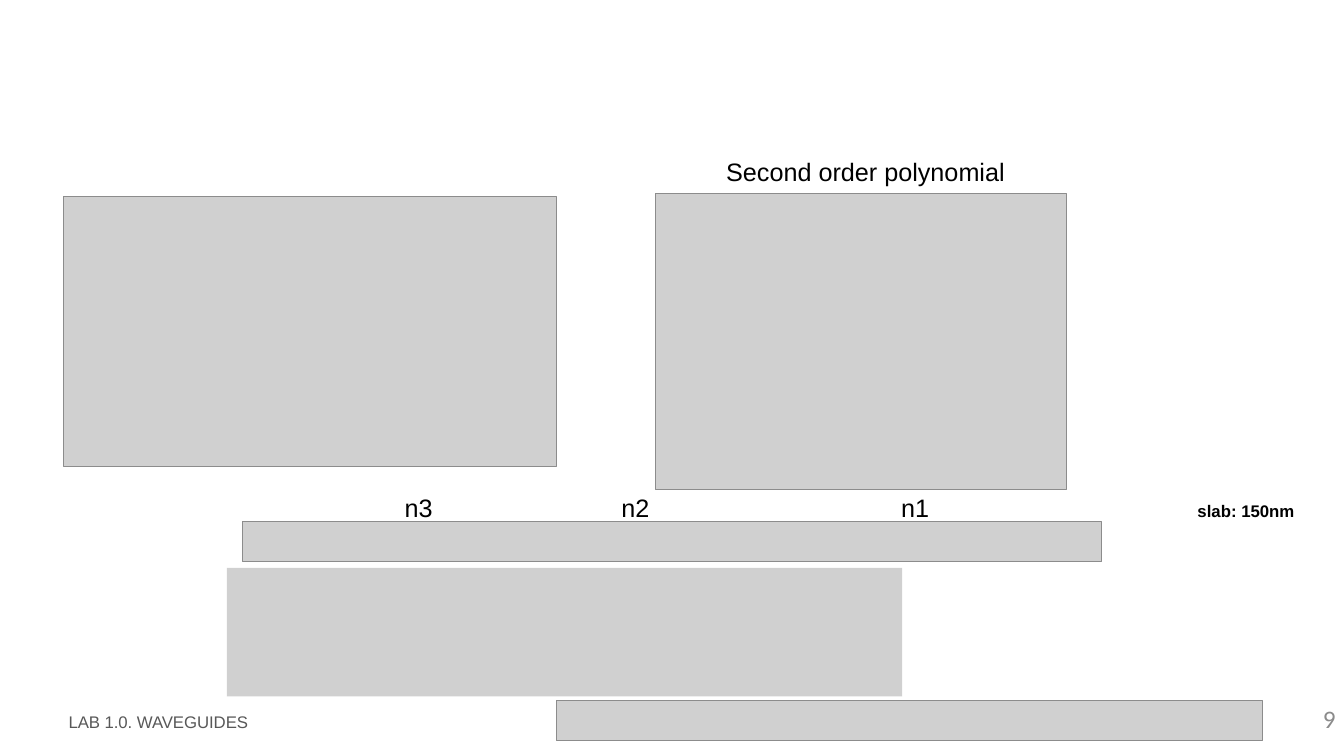
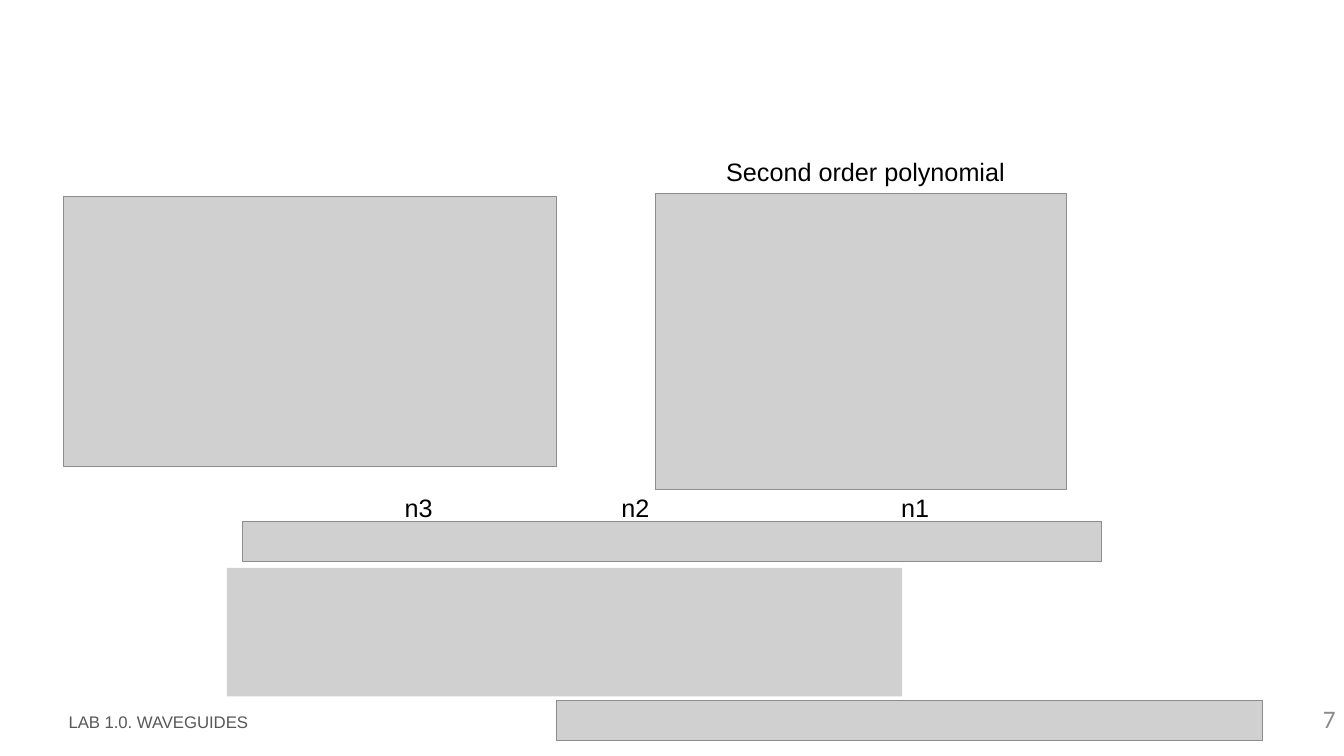
Before and after one commit to RobertoFernandezSevilla/pic-upv-lab1, a slide deck: slide 7 of LabBook_10.pptx (slide 9 before the commit). Drawn at 1344x756 pixels with LibreOffice and Linux fonts; fonts in the diff are those of the drawing; grey boxes stand for pictures; background and template pictures are left out. Boxes give left, top, right and bottom in pixels: in the first picture for what was removed or moved away, otherwise in the second. Text is boxed around its words. In the diff, an @@ line names an element or a change of style, - is before the commit and + after.

```diff
--- a/LabBook_10.pptx
+++ b/LabBook_10.pptx
@@ text removed at (1197, 505, 1294, 517) @@
-slab: 150nm
@@ page number at (1323, 712, 1336, 728): text changed @@
-9
+7
```
Also in this commit, not shown: 9 other slides changed, 4 slides removed, 1 other file.
